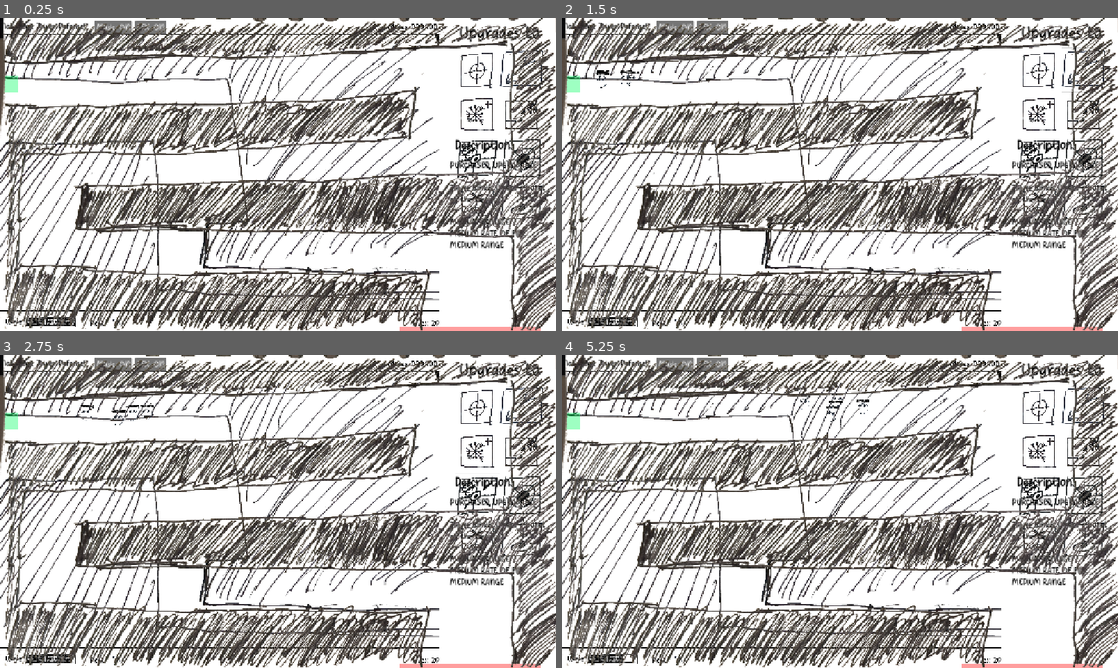
Above: before the commit, frames 1-4 (two rows, left to right).
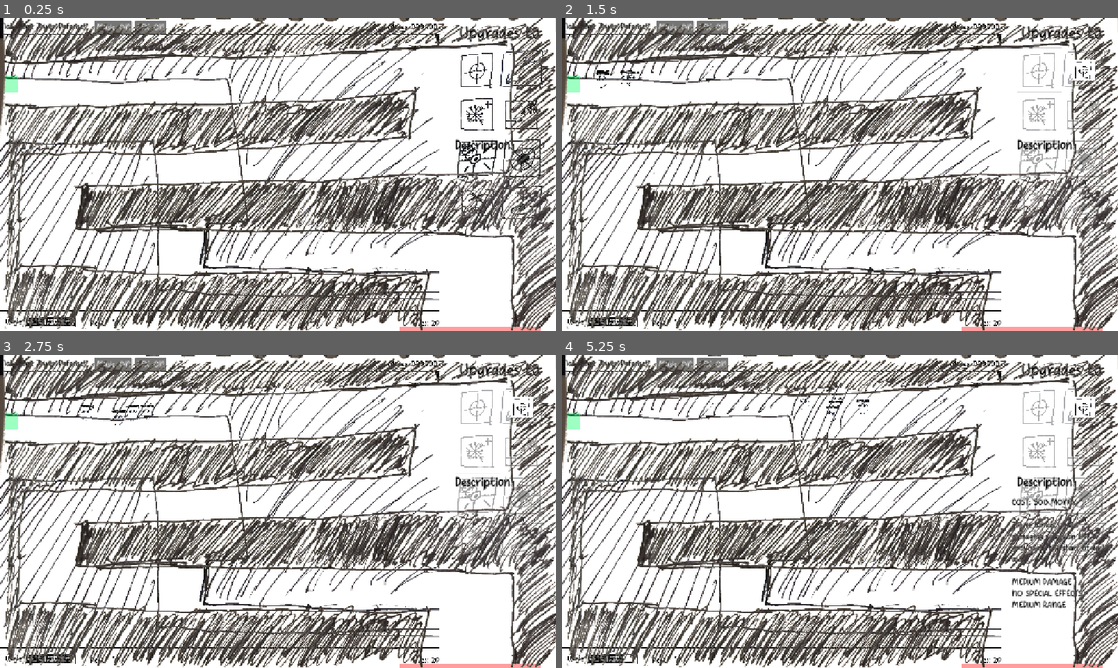
Above: after the commit, the same moments.

Repository: OzuYatamutsu/notebook-tower-defense
Game: Godot game, scene res://levels/level_cools.tscn
Same seed, same stepped clock (60 frames per second), same inputs: the game is played once before the commit and once after it. This scene is started directly instead of the project's main scene.
Inputs (mouse positions are in pixels of both pictures, inside the frame that each line leads up to):
- Up to frame 1 (0.25 s): no input
- Up to frame 2 (1.5 s): click (1040, 71) at 0.5 s; click (1084, 71) at 1.25 s
- Up to frame 3 (2.75 s): click (478, 452) at 2.02 s
- Up to frame 4 (5.25 s): click (1084, 452) at 2.77 s; click (1040, 495) at 3.52 s; click (1084, 495) at 4.27 s; click (1040, 539) at 5.02 s

The runs differ from the first frame. In frame 1, 0.7% of the frame differs, in the area x 80-98%, y 45-74%; in frame 2, 2.1%; in frame 3, 2.0%; in frame 4, 2.3%, in the area x 76-98%, y 1-81%.
Error before the commit: Invalid assignment of property or key 'text' with value of type 'String' on a base object of type 'null instance'. (res://components/tower_info_and_buy_panel.g…

Commit message:
Start hooking up upgrade components to info panel

Diff:
--- a/components/TowerInfoAndBuyPanel.tscn
+++ b/components/TowerInfoAndBuyPanel.tscn
@@ -90,22 +90,6 @@
 icon = ExtResource("6_b0dq2")
 flat = true
 
-[node name="DescriptionLabel" type="Label" parent="BuyPanel"]
-layout_mode = 1
-anchors_preset = 1
-anchor_left = 1.0
-anchor_right = 1.0
-offset_left = -25.0
-offset_top = 264.0
-offset_right = 125.0
-offset_bottom = 330.0
-grow_horizontal = 0
-theme = ExtResource("2_vr3bv")
-theme_override_colors/font_color = Color(0, 0, 0, 1)
-theme_override_font_sizes/font_size = 30
-text = "Description"
-vertical_alignment = 1
-
 [node name="UpgradePanel" type="Control" parent="."]
 anchors_preset = 0
 offset_left = 1020.0
@@ -128,7 +112,7 @@
 horizontal_alignment = 1
 vertical_alignment = 1
 
-[node name="TowerUpgradePanel" type="FlowContainer" parent="UpgradePanel"]
+[node name="TowerSelectPanel" type="FlowContainer" parent="UpgradePanel"]
 custom_minimum_size = Vector2(300, 0)
 layout_mode = 0
 offset_left = 27.0
@@ -137,59 +121,59 @@
 offset_bottom = 1125.0
 scale = Vector2(0.2, 0.2)
 
-[node name="SniperTower" type="Button" parent="UpgradePanel/TowerUpgradePanel"]
+[node name="SniperTower" type="Button" parent="UpgradePanel/TowerSelectPanel"]
 layout_mode = 2
 mouse_default_cursor_shape = 2
 icon = ExtResource("7_ulyyl")
 flat = true
 
-[node name="MissileTower" type="Button" parent="UpgradePanel/TowerUpgradePanel"]
+[node name="MissileTower" type="Button" parent="UpgradePanel/TowerSelectPanel"]
 layout_mode = 2
 mouse_default_cursor_shape = 2
 icon = ExtResource("8_bikc4")
 flat = true
 
-[node name="SlowflakeTower" type="Button" parent="UpgradePanel/TowerUpgradePanel"]
+[node name="SlowflakeTower" type="Button" parent="UpgradePanel/TowerSelectPanel"]
 layout_mode = 2
 mouse_default_cursor_shape = 2
 icon = ExtResource("9_3gom7")
 flat = true
 
-[node name="SlowthrowerTower" type="Button" parent="UpgradePanel/TowerUpgradePanel"]
+[node name="SlowthrowerTower" type="Button" parent="UpgradePanel/TowerSelectPanel"]
 layout_mode = 2
 mouse_default_cursor_shape = 2
 icon = ExtResource("10_xs3vc")
 flat = true
 
-[node name="FastLaserTower" type="Button" parent="UpgradePanel/TowerUpgradePanel"]
+[node name="FastLaserTower" type="Button" parent="UpgradePanel/TowerSelectPanel"]
 layout_mode = 2
 mouse_default_cursor_shape = 2
 icon = ExtResource("11_fbqfq")
 flat = true
 
-[node name="HeavyLaserTower" type="Button" parent="UpgradePanel/TowerUpgradePanel"]
+[node name="HeavyLaserTower" type="Button" parent="UpgradePanel/TowerSelectPanel"]
 layout_mode = 2
 mouse_default_cursor_shape = 2
 icon = ExtResource("12_ff8fn")
 flat = true
 
-[node name="PoisonSpikeTower" type="Button" parent="UpgradePanel/TowerUpgradePanel"]
+[node name="PoisonSpikeTower" type="Button" parent="UpgradePanel/TowerSelectPanel"]
 layout_mode = 2
 mouse_default_cursor_shape = 2
 icon = ExtResource("13_02p8k")
 flat = true
 
-[node name="MinelayerTower" type="Button" parent="UpgradePanel/TowerUpgradePanel"]
+[node name="MineTower" type="Button" parent="UpgradePanel/TowerSelectPanel"]
 layout_mode = 2
 mouse_default_cursor_shape = 2
 icon = ExtResource("14_8tr6q")
 flat = true
 
-[node name="DescriptionLabel" type="Label" parent="UpgradePanel"]
-layout_mode = 2
-offset_left = 27.0
+[node name="DescriptionLabel" type="Label" parent="."]
+layout_mode = 2
+offset_left = 1047.0
 offset_top = 272.8
-offset_right = 154.0
+offset_right = 1174.0
 offset_bottom = 305.8
 grow_horizontal = 0
 theme = ExtResource("2_vr3bv")
@@ -198,14 +182,14 @@
 text = "Description"
 vertical_alignment = 1
 
-[node name="DescriptionPanel" type="Label" parent="UpgradePanel"]
-layout_mode = 1
-anchors_preset = 1
-anchor_left = 1.0
-anchor_right = 1.0
-offset_left = -25.0
+[node name="DescriptionPanel" type="Label" parent="."]
+layout_mode = 1
+anchors_preset = 1
+anchor_left = 1.0
+anchor_right = 1.0
+offset_left = -245.0
 offset_top = 326.0
-offset_right = 201.0
+offset_right = -19.0
 offset_bottom = 573.0
 grow_horizontal = 0
 theme = ExtResource("2_vr3bv")
--- a/components/tower_info_and_buy_panel.gd
+++ b/components/tower_info_and_buy_panel.gd
@@ -5,21 +5,48 @@
     "BulletTower": "res://towers/BulletTower.tscn",
     "SlowTower": "res://towers/SlowTower.tscn",
     "LaserTower": "res://towers/LaserTower.tscn",
-    "SpikeTower": "res://towers/SpikeTower.tscn"
+    "SpikeTower": "res://towers/SpikeTower.tscn",
+    "SniperTower": "res://towers/SniperTower.tscn",
+    "MissileTower": "res://towers/MissileTower.tscn",
+    "SlowflakeTower": "res://towers/SlowflakeTower.tscn",
+    "SlowthrowerTower": "res://towers/SlowthrowerTower.tscn",
+    "FastLaserTower": "res://towers/FastLaserTower.tscn",
+    "HeavyLaserTower": "res://towers/HeavyLaserTower.tscn",
+    "PoisonSpikeTower": "res://towers/PoisonSpikeTower.tscn",
+    "MineTower": "res://towers/MineTower.tscn"
 }
 
 @onready var ButtonToTowerMap = {
     "BulletTower": load(ButtonToTowerPathMap["BulletTower"]).instantiate(),
     "SlowTower": load(ButtonToTowerPathMap["SlowTower"]).instantiate(),
     "LaserTower": load(ButtonToTowerPathMap["LaserTower"]).instantiate(),
-    "SpikeTower": load(ButtonToTowerPathMap["SpikeTower"]).instantiate()
+    "SpikeTower": load(ButtonToTowerPathMap["SpikeTower"]).instantiate(),
+    "SniperTower": load(ButtonToTowerPathMap["SniperTower"]).instantiate(),
+    "MissileTower": load(ButtonToTowerPathMap["MissileTower"]).instantiate(),
+    "SlowflakeTower": load(ButtonToTowerPathMap["SlowflakeTower"]).instantiate(),
+    "SlowthrowerTower": load(ButtonToTowerPathMap["SlowthrowerTower"]).instantiate(),
+    "FastLaserTower": load(ButtonToTowerPathMap["FastLaserTower"]).instantiate(),
+    "HeavyLaserTower": load(ButtonToTowerPathMap["HeavyLaserTower"]).instantiate(),
+    "PoisonSpikeTower": load(ButtonToTowerPathMap["PoisonSpikeTower"]).instantiate(),
+    "MineTower": load(ButtonToTowerPathMap["MineTower"]).instantiate()
 }
 
-@onready var TowerSelectPanel: FlowContainer = $TowerSelectPanel
-@onready var BulletTowerButton: Button = $TowerSelectPanel/BulletTower
-@onready var SlowTowerButton: Button = $TowerSelectPanel/SlowTower
-@onready var LaserTowerButton: Button = $TowerSelectPanel/LaserTower
-@onready var SpikeTowerButton: Button = $TowerSelectPanel/SpikeTower
+@onready var TowerBuySelectPanel: FlowContainer = $BuyPanel/TowerSelectPanel
+@onready var TowerUpgradeSelectPanel: FlowContainer = $UpgradePanel/TowerSelectPanel
+
+@onready var BulletTowerButton: Button = $BuyPanel/TowerSelectPanel/BulletTower
+@onready var SlowTowerButton: Button = $BuyPanel/TowerSelectPanel/SlowTower
+@onready var LaserTowerButton: Button = $BuyPanel/TowerSelectPanel/LaserTower
+@onready var SpikeTowerButton: Button = $BuyPanel/TowerSelectPanel/SpikeTower
+@onready var SniperTowerButton: Button = $UpgradePanel/TowerSelectPanel/SniperTower
+@onready var MissileTowerButton: Button = $UpgradePanel/TowerSelectPanel/MissileTower
+@onready var SlowflakeTowerButton: Button = $UpgradePanel/TowerSelectPanel/SlowflakeTower
+@onready var SlowthrowerTowerButton: Button = $UpgradePanel/TowerSelectPanel/SlowthrowerTower
+@onready var FastLaserTowerButton: Button = $UpgradePanel/TowerSelectPanel/FastLaserTower
+@onready var HeavyLaserTowerButton: Button = $UpgradePanel/TowerSelectPanel/HeavyLaserTower
+@onready var PoisonSpikeTowerButton: Button = $UpgradePanel/TowerSelectPanel/PoisonSpikeTower
+@onready var MineTowerButton: Button = $UpgradePanel/TowerSelectPanel/MineTower
+
 @onready var DescriptionPanel: Label = $DescriptionPanel
 @onready var SpawnShadow: TowerPlacementShadow = get_tree().get_first_node_in_group(
     GameState.TOWER_PLACEMENT_SHADOW_GROUP
@@ -28,7 +55,10 @@
 func _ready() -> void:
     DescriptionPanel.text = ""
 
-    for tower: Button in TowerSelectPanel.get_children():
+    for tower: Button in (
+        TowerBuySelectPanel.get_children()
+        + TowerUpgradeSelectPanel.get_children()
+    ):
         tower.mouse_entered.connect(
             _on_button_rollover.bind(tower)
         )
@@ -54,10 +84,15 @@
     # Deactivate buttons if we can't afford them
     # Active buttons if we can
     for tower: String in ButtonToTowerMap:
+        var target = TowerBuySelectPanel.find_child(tower)
+        if target == null:
+            target = TowerUpgradeSelectPanel.find_child(tower)
+
         if (
             GameState.PLAYER_MONEY_REMAINING
             < ButtonToTowerMap[tower].VALUE
         ):
-            TowerSelectPanel.find_child(tower).disabled = true
+
+            target.disabled = true
         else:
-            TowerSelectPanel.find_child(tower).disabled = false
+            target.disabled = false
